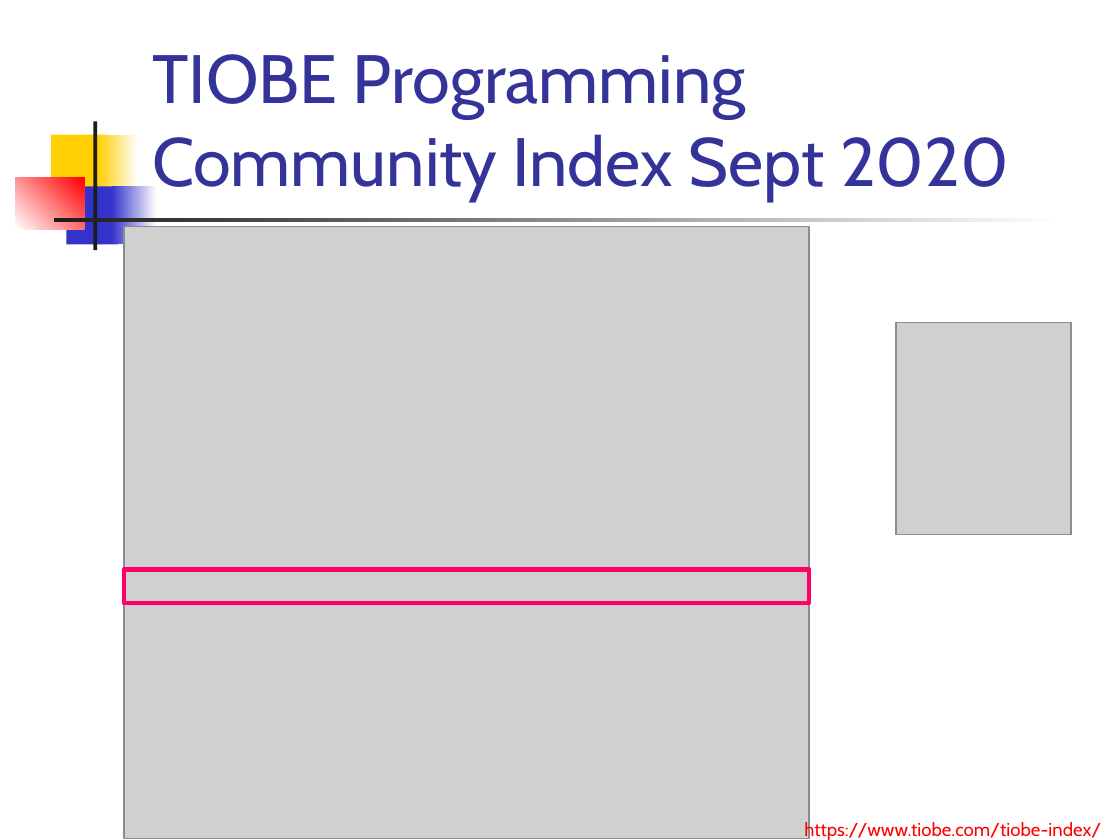
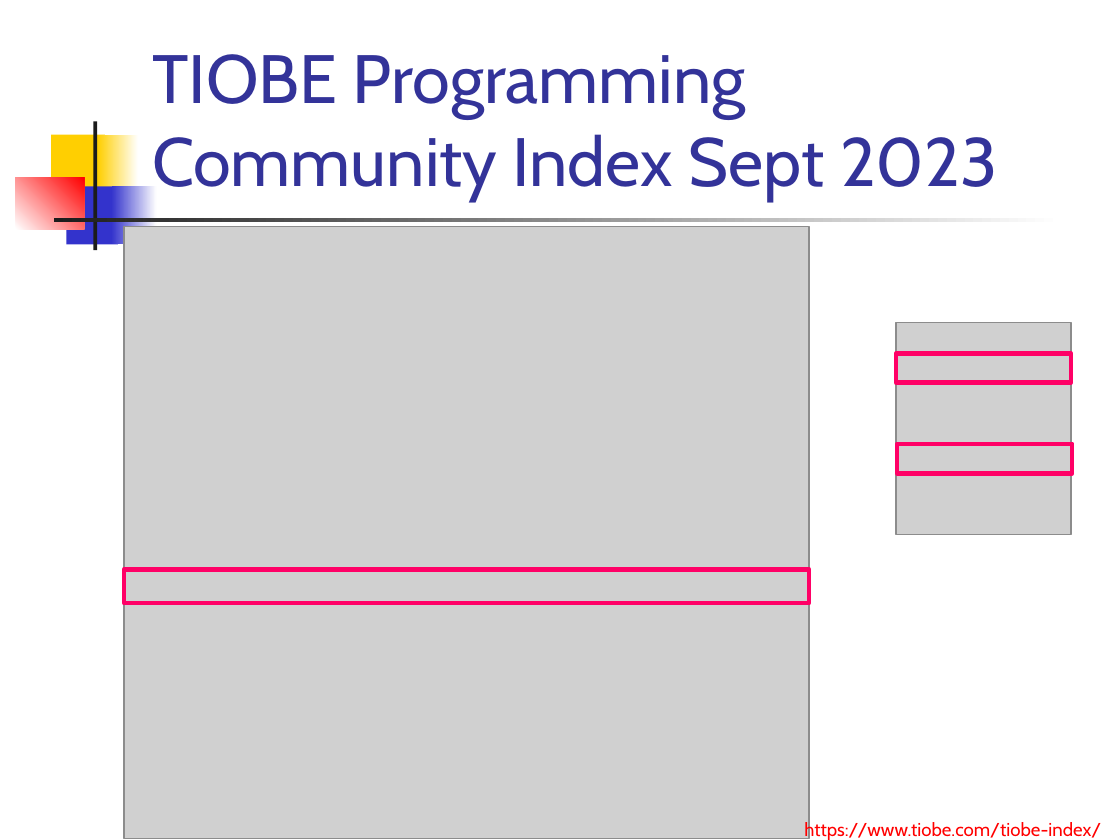
Before and after one commit to paradigmy/Prednasky, a slide deck: slide 4 of 02/go1.ppt. Drawn at 1120x840 pixels with LibreOffice and Linux fonts; fonts in the diff are those of the drawing; grey boxes stand for pictures. Boxes give left, top, right and bottom in pixels: in the first picture for what was removed or moved away, otherwise in the second. Text is boxed around its words. In the diff, an @@ line names an element or a change of style, - is before the commit and + after.

```diff
--- a/02/go1.ppt
+++ b/02/go1.ppt
@@ title at (152,54,998,201): text changed @@
-TIOBE Programming Community Index Sept 2020
+TIOBE Programming Community Index Sept 2023
@@ rectangle added at (896,354,1071,383), outline #FF0066 3 pt @@
@@ rectangle added at (897,444,1072,473), outline #FF0066 3 pt @@
```
Also in this commit, not shown: 2 other files.
